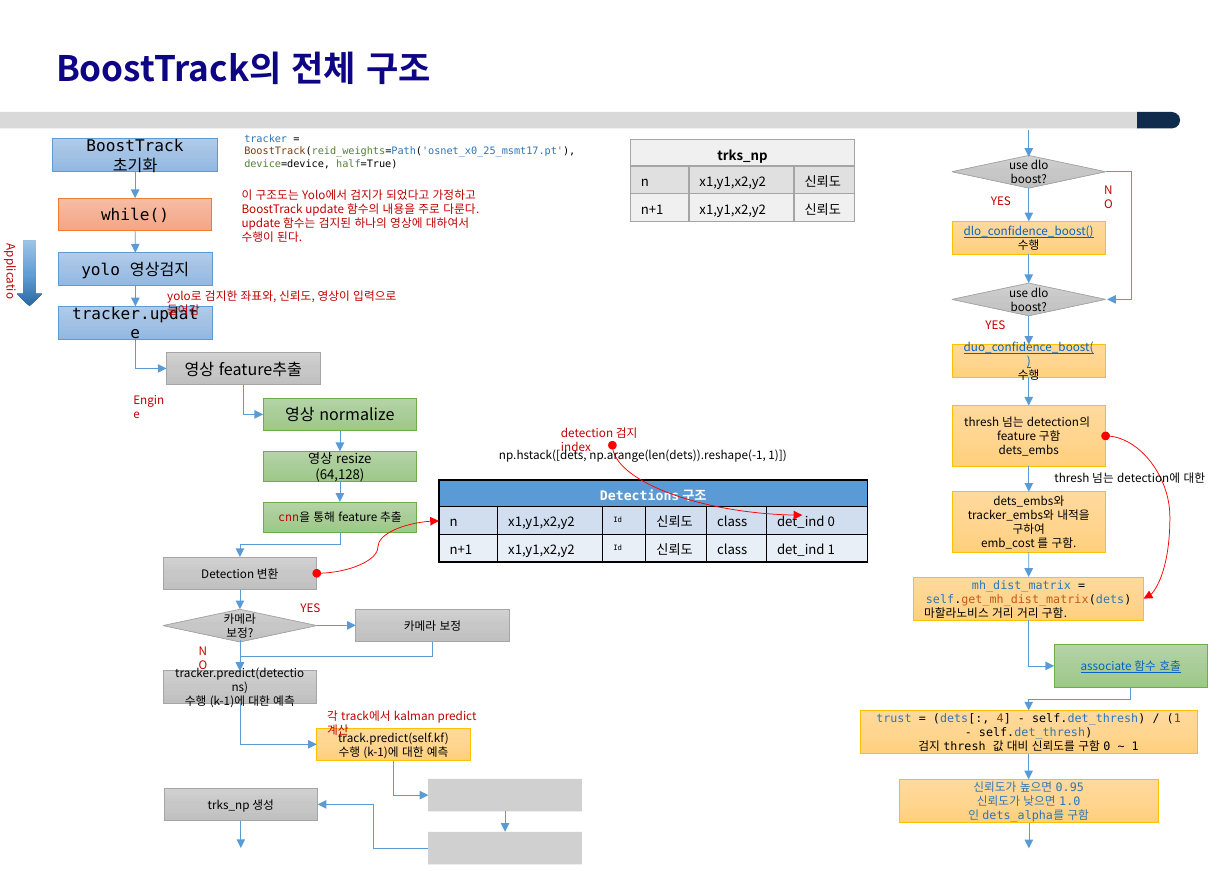
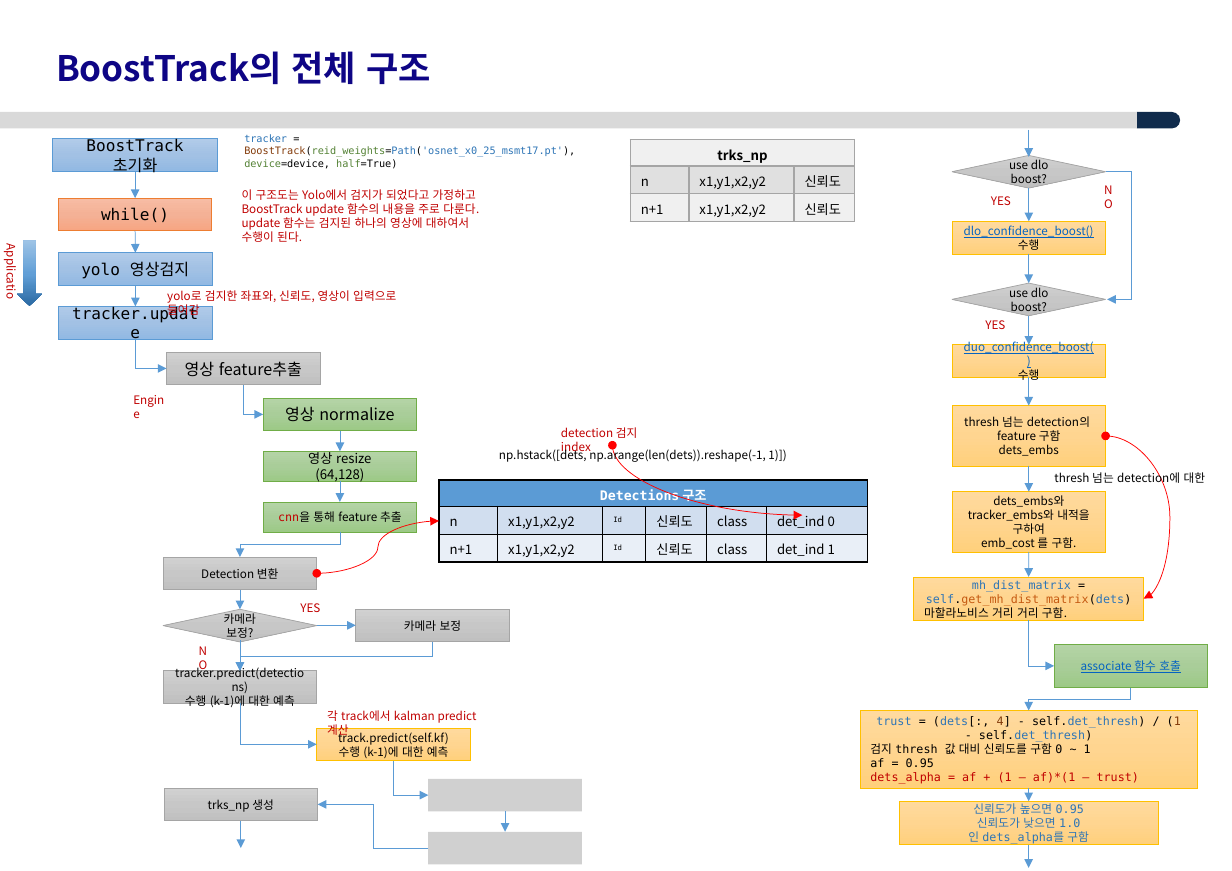
Before and after one commit to ksyoon70/deep-person-reid, a slide deck: slide 4 of re-id 개발 문서/BoostTrack구조외이해_v2.pptx. Drawn at 1232x871 pixels with LibreOffice and Linux fonts; fonts in the diff are those of the drawing; grey boxes stand for pictures; background and template pictures are left out. Boxes give left, top, right and bottom in pixels: in the first picture for what was removed or moved away, otherwise in the second. Text is boxed around its words. In the diff, an @@ line names an element or a change of style, - is before the commit and + after.

Commit message:
* *** [수정 M021] - BoostTrack구조외이해_v2.pptx 문서 수정

```diff
--- a/re-id 개발 문서/BoostTrack구조외이해_v2.pptx
+++ b/re-id 개발 문서/BoostTrack구조외이해_v2.pptx
@@ rectangle "trust = (dets[:, 4] - ..." resized from (x1=860, y1=710, x2=1197, y2=754) to (x1=860, y1=710, x2=1197, y2=788) @@
@@ text in rectangle at (x1=870, y1=741, x2=1091, y2=754): alignment centre to left @@
@@ text in rectangle at (x1=870, y1=758, x2=1139, y2=784): paragraphs added @@
+af = 0.95
+dets_alpha = af + (1 – af)*(1 – trust)
@@ rectangle "신뢰도가 높으면 0.95" moved from (x1=899, y1=780, x2=1158, y2=823) to (x1=899, y1=802, x2=1158, y2=845) @@
@@ arrow moved from (1029, 755) - (1029, 780) to (1029, 788) - (1029, 802) @@
@@ arrow moved from (1030, 823) - (1030, 848) to (1029, 845) - (1029, 868) @@
```
Also in this commit, not shown: 1 other file.
